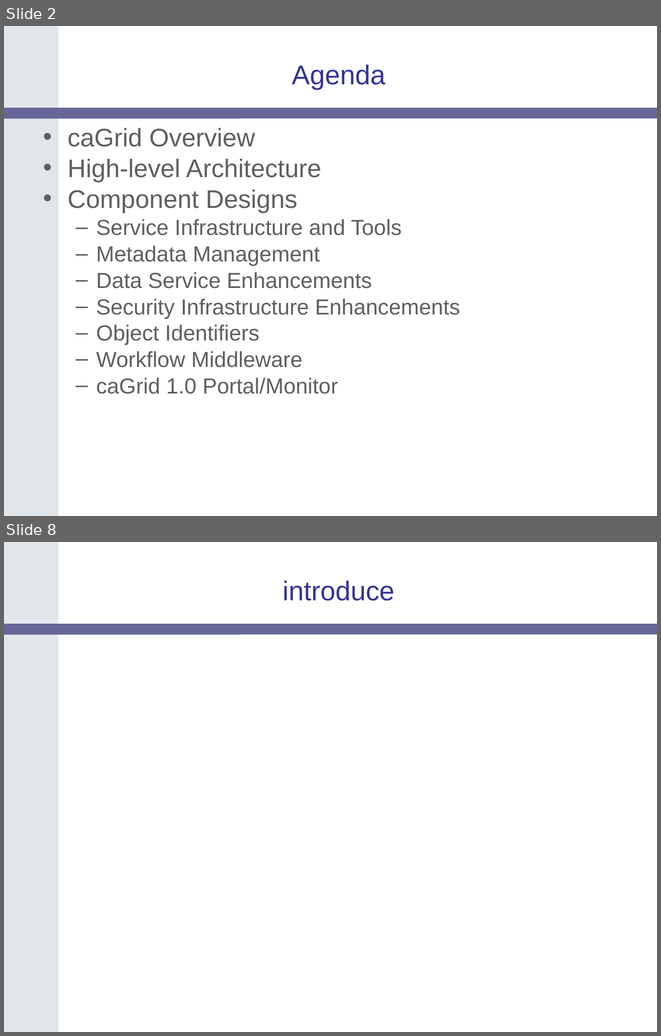
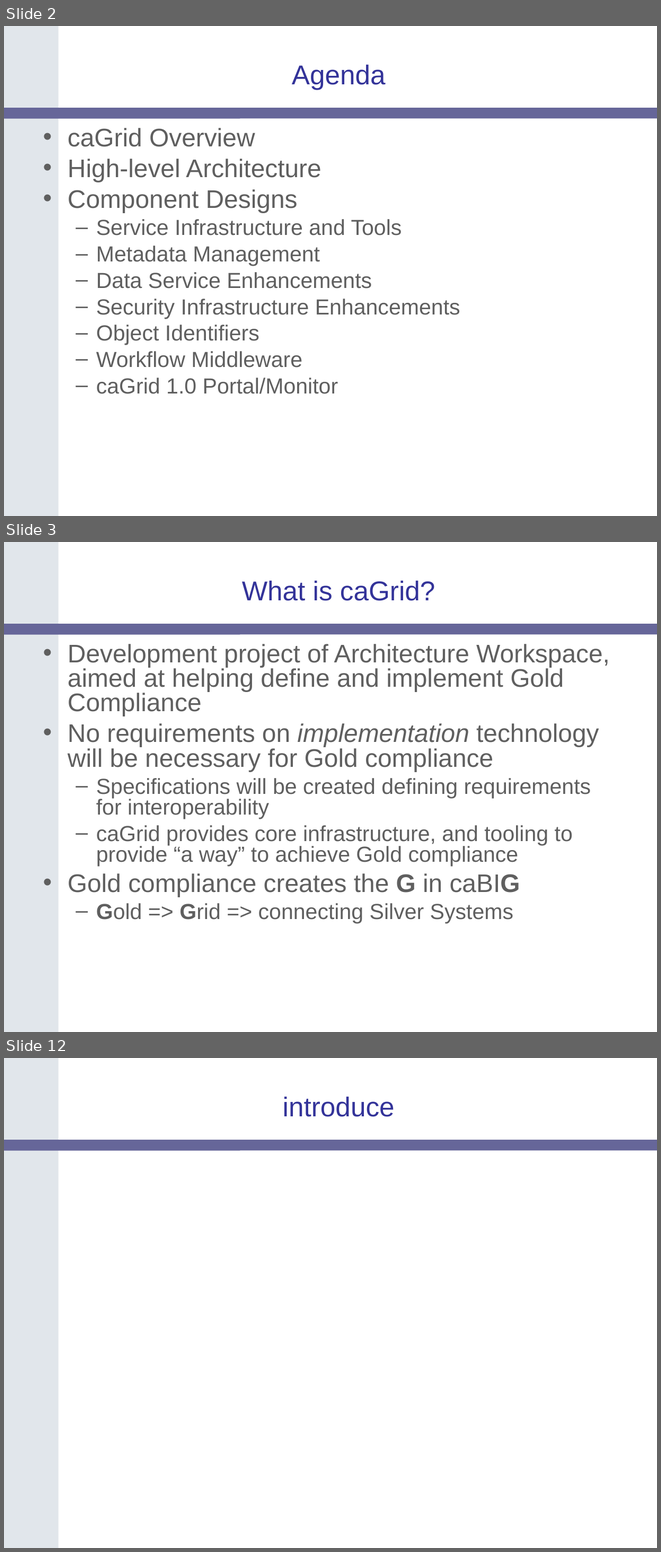
Before and after one commit to NCIP/cagrid-portal, a slide deck: cagrid-1-0/Documentation/presentations/200604_AnnualMeeting/caGrid-1.0-Architecture_caBIG-Annual-Meeting06.ppt. Shown one above the other, each under a label of ours: slides 2 and 8 before the commit, slides 2, 3 and 12 after it; the slides between them are not shown. The pictures are 661x1036 and 661x1552 pixels, drawn with LibreOffice and Linux fonts; fonts in the diff are those of the drawing; background and template pictures are left out. Boxes give left, top, right and bottom in pixels: in the first picture for what was removed or moved away, otherwise in the second. Text is boxed around its words. In the diff, an @@ line names an element or a change of style, - is before the commit and + after.

```diff
--- a/cagrid-1-0/Documentation/presentations/200604_AnnualMeeting/caGrid-1.0-Architecture_caBIG-Annual-Meeting06.ppt
+++ b/cagrid-1-0/Documentation/presentations/200604_AnnualMeeting/caGrid-1.0-Architecture_caBIG-Annual-Meeting06.ppt
@@ slide 3 added at box(4, 542, 657, 1032), background #FFFFFF; not listed: 2 template elements that a slide beside it also shows @@
@@ title added at box(242, 581, 435, 601), 30 pt, text #333399 @@
+What is caGrid?
@@ text added at box(68, 644, 610, 923), 28 pt, text #5F5F5F @@
+• Development project of Architecture Workspace, aimed at helping define and implement Gold Compliance
+• No requirements on implementation technology will be necessary for Gold compliance
+  – Specifications will be created defining requirements for interoperability
+  – caGrid provides core infrastructure, and tooling to provide “a way” to achieve Gold compliance
+• Gold compliance creates the G in caBIG
+  – Gold => Grid => connecting Silver Systems
@@ what was slide 8 is now slide 12 @@
```
Also in this commit, not shown: 4 slides changed, 8 other slides added, 1 slide removed.
